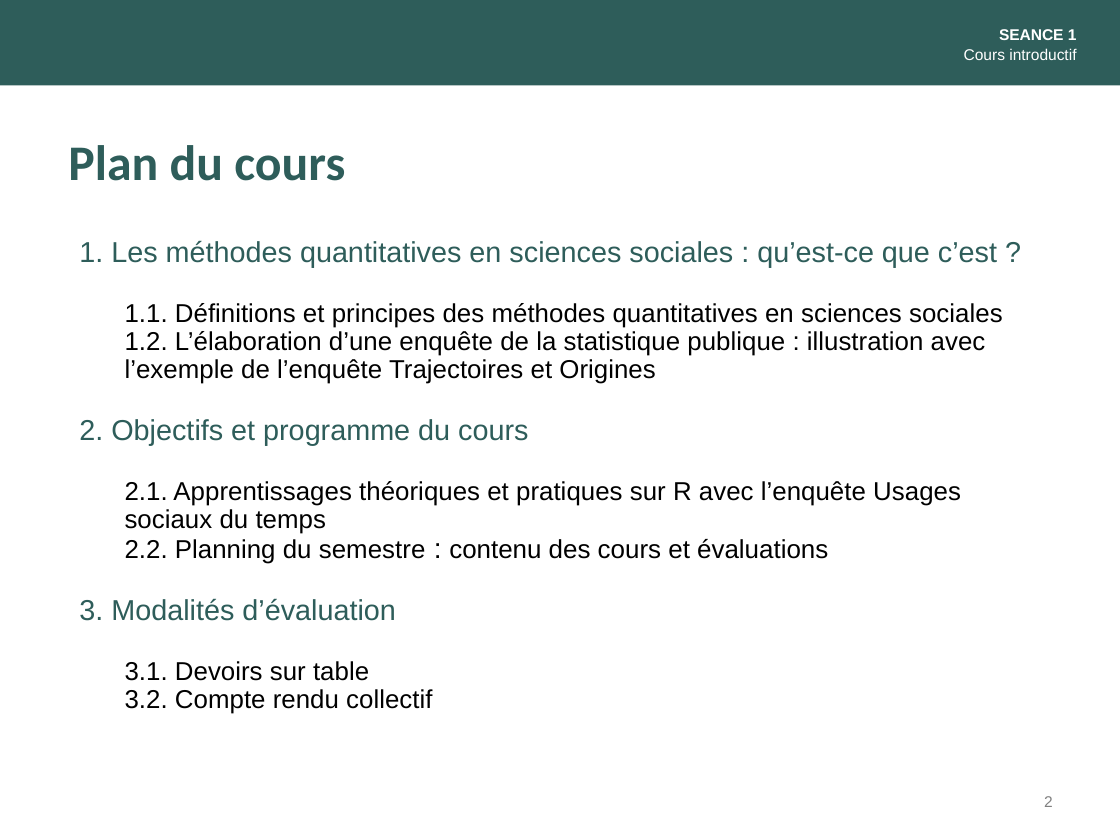
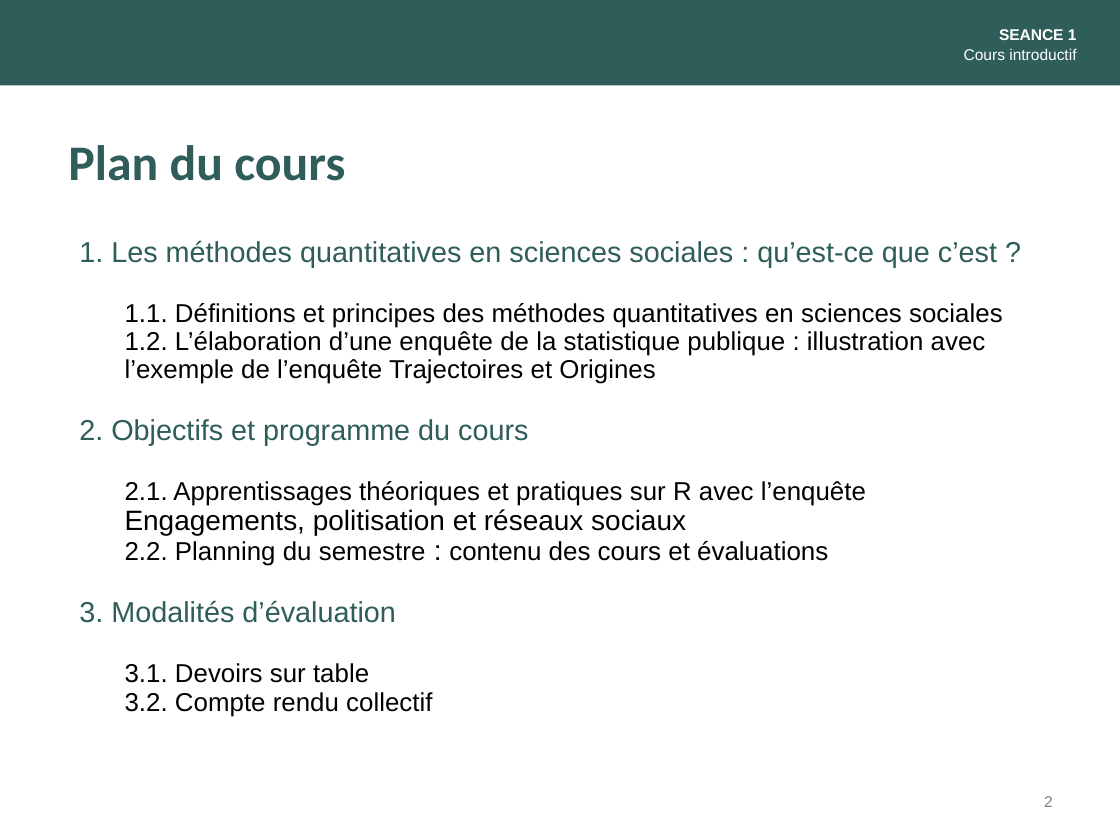
Before and after one commit to alextranslatus/MQSS, a slide deck: slide 2 of slides/1. Intro Partie I.pptx. Drawn at 1120x840 pixels with LibreOffice and Linux fonts; fonts in the diff are those of the drawing. Boxes give left, top, right and bottom in pixels: in the first picture for what was removed or moved away, otherwise in the second. Text is boxed around its words. In the diff, an @@ line names an element or a change of style, - is before the commit and + after.

```diff
--- a/slides/1. Intro Partie I.pptx
+++ b/slides/1. Intro Partie I.pptx
@@ text at <box>125,481,866,535</box>: text changed @@
-2.1. Apprentissages théoriques et pratiques sur R avec l’enquête Usages sociaux du temps
+2.1. Apprentissages théoriques et pratiques sur R avec l’enquête Engagements, politisation et réseaux sociaux
```
Also in this commit, not shown: 3 other slides changed.
